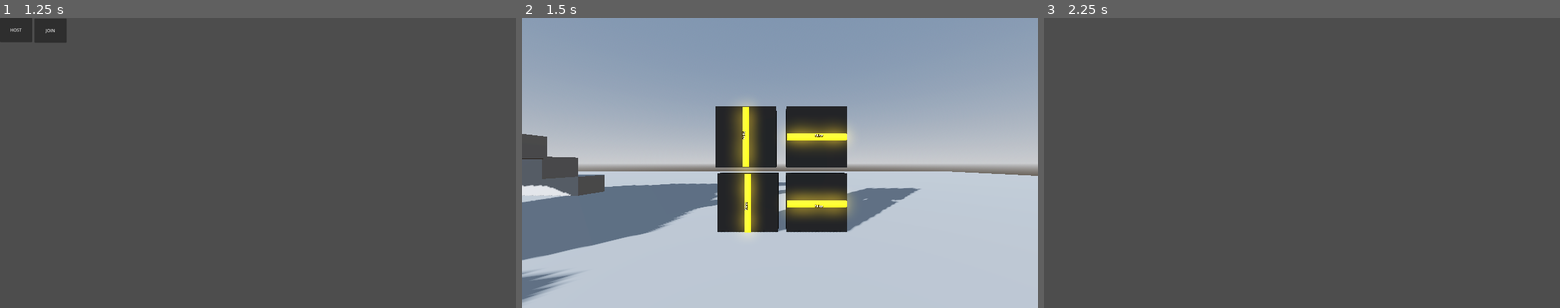
Above: before the commit, frames 1-3 (left to right).
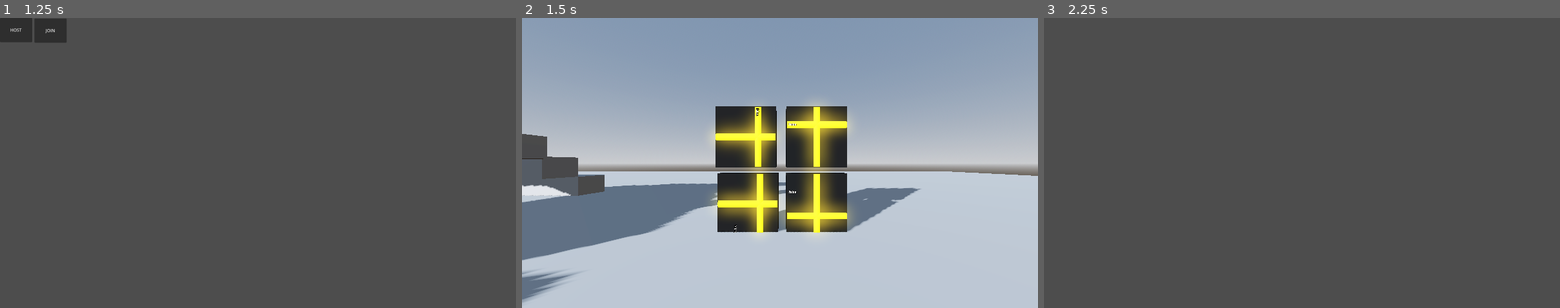
Above: after the commit, the same moments.

Repository: Sarvesh-222/ESCAPE_SFIT
Game: Godot game, scene res://Scenes/main.tscn
Two runs of this game, one before a commit and one after it. Both use one fixed random seed, a clock stepped at 60 frames per second and the inputs below.
Inputs (mouse positions are in pixels of both pictures, inside the frame that each line leads up to):
- Up to frame 1 (1.25 s): tap Enter (enter) at 0.5 s; move the mouse to (371, 148) at 0.52 s; hold D (right) from 0.53 s (still down); hold Enter (enter) from 0.53 s (still down); click (371, 148) at 0.67 s
- Up to frame 2 (1.5 s): release D (right) at 1.25 s; release Enter (enter) at 1.25 s; click "HOST" at 1.25 s
- Up to frame 3 (2.25 s): tap Space at 2 s; move the mouse to (1198, 177) at 2.02 s; hold Down (ui_down) from 2.03 s (still down); tap P at 2.1 s

Frame 1 is identical in both runs. In frame 2, 7.0% of the frame differs, in the area x 36-64%, y 29-75%; in frame 3, nothing differs.

Commit message:
functional block puzzle

Diff:
--- a/Scenes/Block Game/puzzle_block.tscn
+++ b/Scenes/Block Game/puzzle_block.tscn
@@ -28,7 +28,10 @@
 material_override = SubResource("StandardMaterial3D_he7bj")
 
 [node name="Label3D" type="Label3D" parent="Area3D/CSGBox3D"]
-transform = Transform3D(0.333333, 0, 0, 0, 0.333333, 0, 0, 0, 1, 0, 0, 1)
+transform = Transform3D(0.333333, 0, 0, 0, 0.333333, 0, 0, 0, 1, -0.4, 0.2, 0.6)
+
+[node name="Label3D2" type="Label3D" parent="Area3D/CSGBox3D"]
+transform = Transform3D(0.333333, 0, 0, 0, 0.333333, 0, 0, 0, 1, -0.333333, 0.333333, 0.6)
 
 [node name="MeshInstance3D" type="MeshInstance3D" parent="Area3D/CSGBox3D"]
 transform = Transform3D(-7.21238e-09, -0.49, 0, 0.165, -2.14186e-08, 0, 0, 0, 0.45, 0, 0, 0.33185)
--- a/Scenes/main.tscn
+++ b/Scenes/main.tscn
@@ -9,6 +9,7 @@
 [ext_resource type="PackedScene" uid="uid://djwg2icxgsc2v" path="res://Scenes/Block Game/puzzle_block.tscn" id="9_6iyac"]
 [ext_resource type="PackedScene" uid="uid://c00u3pwjhjjy7" path="res://Scenes/LaserGame/spawn_point.tscn" id="9_hptm8"]
 [ext_resource type="PackedScene" uid="uid://dpu48vnj1tw1" path="res://Scenes/LaserGame/laser_beam_new.tscn" id="9_ynf5e"]
+[ext_resource type="PackedScene" uid="uid://durq041py6pld" path="res://Scenes/Block Game/puzzle_manager.tscn" id="10_hptm8"]
 
 [sub_resource type="ProceduralSkyMaterial" id="ProceduralSkyMaterial_7u77a"]
 sky_horizon_color = Color(0.662243, 0.671743, 0.686743, 1)
@@ -22,6 +23,15 @@
 sky = SubResource("Sky_jjgbg")
 tonemap_mode = 2
 glow_enabled = true
+
+[sub_resource type="StandardMaterial3D" id="StandardMaterial3D_l55se"]
+albedo_color = Color(1, 1, 0.0745098, 1)
+emission_enabled = true
+emission = Color(0.985159, 0.635418, 3.85046e-07, 1)
+emission_energy_multiplier = 1.31
+
+[sub_resource type="CylinderMesh" id="CylinderMesh_jyof0"]
+material = SubResource("StandardMaterial3D_l55se")
 
 [node name="Main" type="Node3D"]
 script = ExtResource("1_6bp64")
@@ -176,14 +186,53 @@
 [node name="Puzzle_Block" parent="." instance=ExtResource("9_6iyac")]
 transform = Transform3D(0.5, 0, 0, 0, 0.5, 0, 0, 0, 0.5, -0.8, 1.2, -4.9)
 
+[node name="MeshInstance3D" parent="Puzzle_Block/Area3D/CSGBox3D" index="2"]
+transform = Transform3D(-7.21238e-09, -0.49, 0, 0.165, -2.14186e-08, 0, 0, 0, 0.45, 0, -0.2, 0.33185)
+
+[node name="MeshInstance3D2" type="MeshInstance3D" parent="Puzzle_Block/Area3D/CSGBox3D" index="3"]
+transform = Transform3D(0.165, -2.13163e-14, 0, 1.18424e-15, 0.49, 0, 0, 0, 0.45, 0, 0, 0.33185)
+mesh = SubResource("CylinderMesh_jyof0")
+skeleton = NodePath("../../..")
+
 [node name="Puzzle_Block2" parent="." instance=ExtResource("9_6iyac")]
 transform = Transform3D(0.5, 0, 0, 0, 0.5, 0, 0, 0, 0.5, 0.9, 1.2, -4.9)
 
+[node name="MeshInstance3D" parent="Puzzle_Block2/Area3D/CSGBox3D" index="2"]
+transform = Transform3D(-7.21238e-09, -0.49, 0, 0.165, -2.14186e-08, 0, 0, 0, 0.45, 0, -0.2, 0.33185)
+
+[node name="MeshInstance3D2" type="MeshInstance3D" parent="Puzzle_Block2/Area3D/CSGBox3D" index="3"]
+transform = Transform3D(0.165, -2.13163e-14, 0, 1.18424e-15, 0.49, 0, 0, 0, 0.45, 0, 0, 0.33185)
+mesh = SubResource("CylinderMesh_jyof0")
+skeleton = NodePath("../../..")
+
 [node name="Puzzle_Block3" parent="." instance=ExtResource("9_6iyac")]
 transform = Transform3D(0.5, 0, 0, 0, 0.5, 0, 0, 0, 0.5, 0.9, 2.85133, -4.9)
 
+[node name="MeshInstance3D" parent="Puzzle_Block3/Area3D/CSGBox3D" index="2"]
+transform = Transform3D(-7.21238e-09, -0.49, 0, 0.165, -2.14186e-08, 0, 0, 0, 0.45, 0, 0.2, 0.33185)
+
+[node name="MeshInstance3D2" type="MeshInstance3D" parent="Puzzle_Block3/Area3D/CSGBox3D" index="3"]
+transform = Transform3D(0.165, -2.13163e-14, 0, 1.18424e-15, 0.49, 0, 0, 0, 0.45, 0, 0, 0.33185)
+mesh = SubResource("CylinderMesh_jyof0")
+skeleton = NodePath("../../..")
+
 [node name="Puzzle_Block4" parent="." instance=ExtResource("9_6iyac")]
 transform = Transform3D(0.5, 0, 0, 0, 0.5, 0, 0, 0, 0.5, -0.853376, 2.85133, -4.9)
 
+[node name="MeshInstance3D" parent="Puzzle_Block4/Area3D/CSGBox3D" index="2"]
+transform = Transform3D(-7.21238e-09, -0.49, 0, 0.165, -2.14186e-08, 0, 0, 0, 0.45, 0, 0.2, 0.33185)
+
+[node name="MeshInstance3D2" type="MeshInstance3D" parent="Puzzle_Block4/Area3D/CSGBox3D" index="3"]
+transform = Transform3D(0.165, -2.13163e-14, 0, 1.18424e-15, 0.49, 0, 0, 0, 0.45, 0, 0, 0.33185)
+mesh = SubResource("CylinderMesh_jyof0")
+
+[node name="PuzzleManager" parent="." node_paths=PackedStringArray("blocks") instance=ExtResource("10_hptm8")]
+blocks = [NodePath("../Puzzle_Block"), NodePath("../Puzzle_Block2"), NodePath("../Puzzle_Block3"), NodePath("../Puzzle_Block4")]
+
 [connection signal="pressed" from="CanvasLayer/Host" to="." method="_on_host_pressed"]
 [connection signal="pressed" from="CanvasLayer/Join" to="." method="_on_join_pressed"]
+
+[editable path="Puzzle_Block"]
+[editable path="Puzzle_Block2"]
+[editable path="Puzzle_Block3"]
+[editable path="Puzzle_Block4"]
--- a/Scripts/BlockGame/puzzle_block.gd
+++ b/Scripts/BlockGame/puzzle_block.gd
@@ -12,6 +12,7 @@
 
 var blockSelected:=false
 @onready var label_3d: Label3D = $Area3D/CSGBox3D/Label3D
+@onready var label_3d_2: Label3D = $Area3D/CSGBox3D/Label3D2
 
 func _ready() -> void:
 	area3d.input_event.connect(_on_area3d_input_event)
@@ -19,7 +20,6 @@
 
 func _process(delta: float) -> void:
 	label_3d.text=str(blockSelected)
-
 
 	if(blockSelected):
 		rotateBlock(delta)
@@ -30,10 +30,12 @@
 		# Start rotation
 		rotating = true
 		target_angle = block.rotation_degrees.z - 90.0
+		label_3d_2.text=str(target_angle)
 	elif Input.is_action_just_pressed("right") and not rotating:
 		# Start rotation
 		rotating = true
 		target_angle = block.rotation_degrees.z + 90.0
+		label_3d_2.text=str(target_angle)
 
 	if rotating:
 		# Rotate smoothly towards the target
--- a/Scripts/BlockGame/puzzle_manager.gd
+++ b/Scripts/BlockGame/puzzle_manager.gd
@@ -1,6 +1,7 @@
 extends Node3D
+@export var blocks:Array[Node3D]
 
-
+var allBlocksAlligned:=false
 # Called when the node enters the scene tree for the first time.
 func _ready() -> void:
 	pass # Replace with function body.
@@ -8,4 +9,15 @@
 
 # Called every frame. 'delta' is the elapsed time since the previous frame.
 func _process(delta: float) -> void:
-	pass
+	allBlocksAlligned=true
+	for block in blocks:
+		var csgBlock:CSGBox3D=block.get_node("Area3D/CSGBox3D")
+		# Check if this block is not aligned
+		if csgBlock.rotation_degrees.z != block.correctRotationDegree:
+			allBlocksAlligned = false
+			break  # no need to check further
+
+	if(allBlocksAlligned):
+		#print("WIN")
+		for block in blocks:
+			block.get_node("Area3D/CSGBox3D/Label3D").text="Win"
Not shown: 1 places in Scenes/main.tscn that only renumber resources
